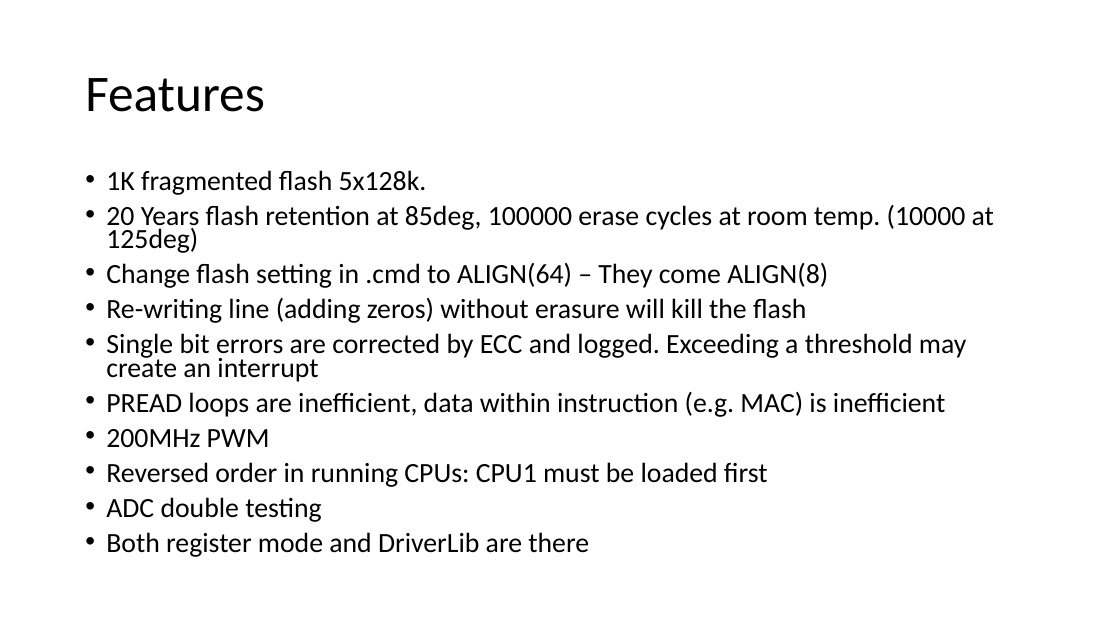
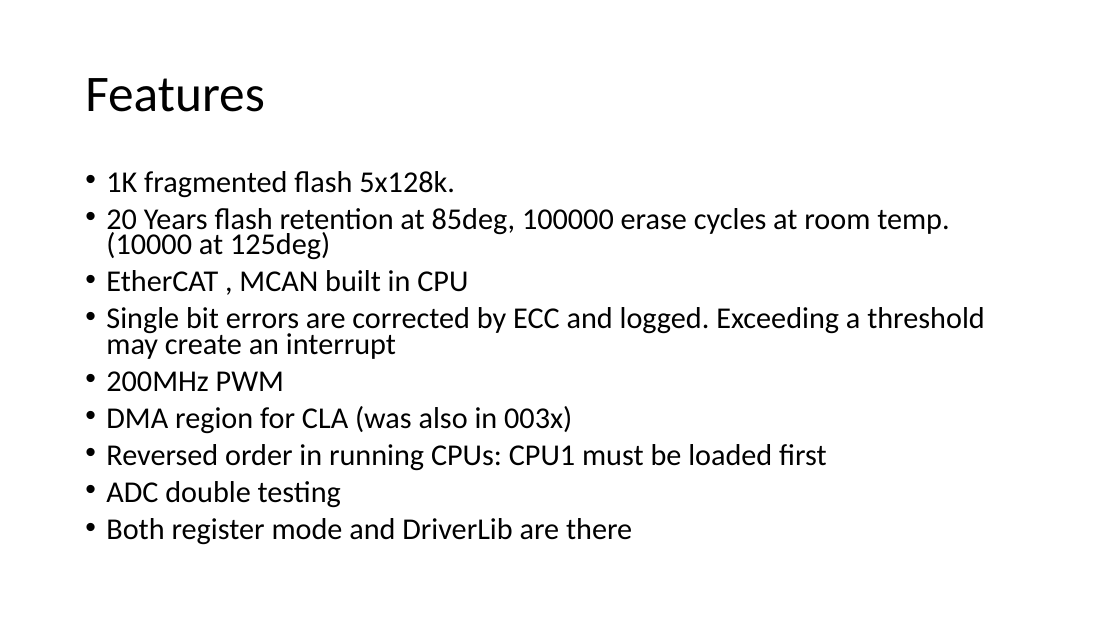
Before and after one commit to yahalit/Sensorless, a slide deck: slide 2 of 28P650.pptx. Drawn at 1120x630 pixels with LibreOffice and Linux fonts; fonts in the diff are those of the drawing. Boxes give left, top, right and bottom in pixels: in the first picture for what was removed or moved away, otherwise in the second. Text is boxed around its words. In the diff, an @@ line names an element or a change of style, - is before the commit and + after.

```diff
--- a/28P650.pptx
+++ b/28P650.pptx
@@ text at (x1=106, y1=171, x2=985, y2=545): size 23.8 to 25.9 pt in "1K fragmented flash 5x128k.", "20 Years flash retention at 85deg, 100000 ...", "Single bit errors are corrected by ECC ...", "200MHz PWM" and 3 more places @@
@@ text at (x1=106, y1=270, x2=468, y2=292): text changed; size 23.8 to 25.9 pt @@
-• Change flash setting in .cmd to ALIGN(64) – They come ALIGN(8)
-• Re-writing line (adding zeros) without erasure will kill the flash
+• EtherCAT , MCAN built in CPU
@@ text at (x1=106, y1=392, x2=945, y2=417): paragraph removed @@
-• PREAD loops are inefficient, data within instruction (e.g. MAC) is inefficient
@@ text at (x1=106, y1=406, x2=572, y2=434): paragraph added @@
+• DMA region for CLA (was also in 003x)
```
Also in this commit, not shown: 1 other slide changed, 1 slide added, 23 other files.
